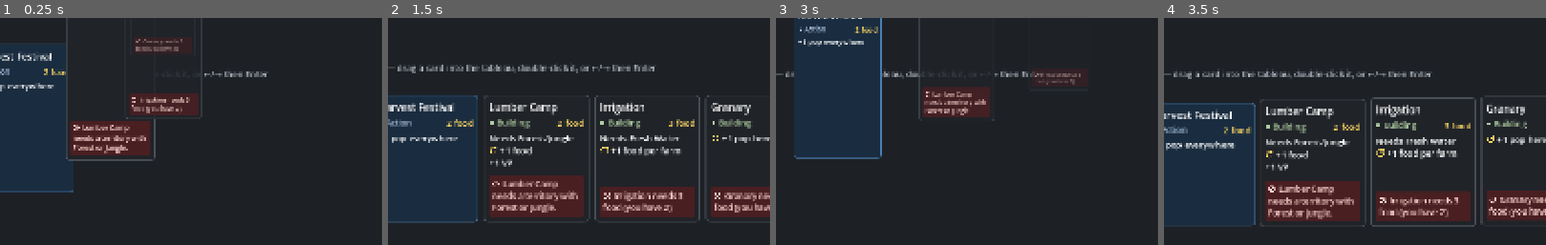
Above: before the commit, frames 1-4 (left to right).
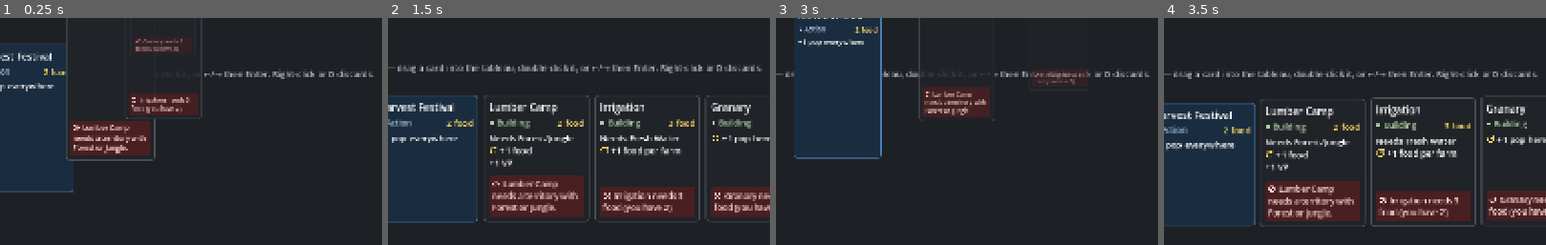
Above: after the commit, the same moments.

Repository: r888888888/4x-card-game
Game: Godot game, scene res://ui/main.tscn
Same seed, same stepped clock (60 frames per second), same inputs: the game is played once before the commit and once after it.
Inputs (mouse positions are % of the whole screen's width and height, from its top left):
- Up to frame 1 (0.25 s): no input
- Up to frame 2 (1.5 s): tap Enter (ui_accept) at 0.5 s; drag from (8, 24) to (60, 28) at 0.52 s; click "End turn (E)" at 1.25 s
- Up to frame 3 (3 s): click "Menu (Esc)" at 2 s; click "Restart" at 2.75 s
- Up to frame 4 (3.5 s): no input
The pictures show only the part of the screen within x 4-54%, y 50-100%; the shares and areas given below are measured in that part.

The runs differ from the first frame. In frame 1, 0.5% of the frame differs, in the area x 70-98%, y 22-27%; in frame 2, 0.5%, in the area x 70-98%, y 20-25%; in frame 3, 0.3%; in frame 4, 0.5%.

Commit message:
024: discard UI, docs and backlog
Co-Authored-By: Claude Sonnet 5.5 <noreply@anthropic.com>

Diff:
--- a/ui/card_view.gd
+++ b/ui/card_view.gd
@@ -3,10 +3,11 @@
 ## Visual for one card. It rests inside a slot Control that a zone's container lays out, and
 ## animates itself: it lifts on hover, slides when its slot moves, flies between slots on the
 ## shared effects layer, and follows the cursor while dragged. Hand cards emit drag_requested and
-## double_clicked; pickable cards (a pending choice) emit picked. main.gd decides what those mean.
+## double_clicked and discard_requested (right-click); pickable cards (a pending choice) emit picked. main.gd decides what those mean.
 
 signal drag_requested(view: CardView, grab_offset: Vector2)
 signal double_clicked(view: CardView)
+signal discard_requested(view: CardView)
 signal picked(view: CardView)
 
 enum State { REST, FLYING, DRAGGING, LEAVING }
@@ -156,7 +157,7 @@
 ## saying why it can't be played.
 func set_play_error(play_error: String) -> void:
 	var playable := play_error == ""
-	_set_tip("Drag into the tableau (or double-click) to play." if playable else play_error)
+	_set_tip("Drag into the tableau (or double-click) to play. Right-click to discard." if playable else play_error)
 	mouse_default_cursor_shape = Control.CURSOR_DRAG if playable else Control.CURSOR_FORBIDDEN
 	_set_dimmed(not playable, "" if playable else "⊘ " + play_error)
 
@@ -492,7 +493,10 @@
 		return
 	if not in_hand or _delay > 0.0 or state == State.DRAGGING or state == State.LEAVING:
 		return
-	if event is InputEventMouseButton and event.button_index == MOUSE_BUTTON_LEFT:
+	if event is InputEventMouseButton and event.button_index == MOUSE_BUTTON_RIGHT and event.pressed:
+		accept_event()
+		discard_requested.emit(self)
+	elif event is InputEventMouseButton and event.button_index == MOUSE_BUTTON_LEFT:
 		accept_event()
 		if not event.pressed:
 			_pressed = false
--- a/ui/main.gd
+++ b/ui/main.gd
@@ -97,6 +97,9 @@
 	if event.keycode == KEY_E and not event.echo:
 		if not e.is_over and e.pending_choice.is_empty():
 			e.end_turn()
+	elif event.keycode == KEY_D and not event.echo:
+		if _focused != null and is_instance_valid(_focused) and _focused.in_hand:
+			_on_discard_requested(_focused)
 	elif event.is_action_pressed("ui_right", true):
 		_move_card_focus(1)
 	elif event.is_action_pressed("ui_left", true):
@@ -231,10 +234,19 @@
 	if _dragging != null or not Game.engine.pending_choice.is_empty():
 		return
 	var e := Game.engine
+	if e.discard_needed() > 0:
+		_on_discard_requested(view)
+		return
 	if e.needs_target(view.uid) and e.valid_targets(view.uid).size() > 1 and _hand_error(view.uid) == "":
 		_begin_targeting(view)
 	else:
 		_try_play(view)
+
+
+## Discards a hand card (right-click, D, or double-click while over the hand limit).
+func _on_discard_requested(view: CardView) -> void:
+	if _dragging == null and _targeting == null:
+		Game.engine.discard_card(view.uid)
 
 
 func _on_picked(view: CardView) -> void:
@@ -537,7 +549,9 @@
 	_animate_outcome()
 	_sync_card_focus()
 
-	_end_turn_button.disabled = e.is_over or not e.pending_choice.is_empty()
+	var discarding := e.discard_needed() > 0
+	_end_turn_button.disabled = e.is_over or not e.pending_choice.is_empty() or discarding
+	_end_turn_button.text = "Discard %d (hand limit %d)" % [e.discard_needed(), e.config.hand_limit] if discarding else "End turn  (E)"
 	if e.is_over and not _game_over_overlay.visible:
 		_replay_button.grab_focus()  # so Enter replays from the keyboard
 	_game_over_overlay.visible = e.is_over
@@ -640,6 +654,7 @@
 		view.set_pickable(container == _reveal, "Click to keep this territory.")
 		view.drag_requested.connect(_on_drag_requested)
 		view.double_clicked.connect(_on_double_clicked)
+		view.discard_requested.connect(_on_discard_requested)
 		view.picked.connect(_on_picked)
 		_views[card.uid] = view
 		var slot := _new_slot(in_hand, container, index)
@@ -933,7 +948,7 @@
 	_tableau.add_theme_constant_override("v_separation", GROUP_GAP)
 	_tableau_scroll.add_child(_tableau)
 
-	var hand_section := _section(play_area, "Hand — drag a card into the tableau, double-click it, or ←/→ then Enter")
+	var hand_section := _section(play_area, "Hand — drag a card into the tableau, double-click it, or ←/→ then Enter. Right-click or D discards.")
 	_hand_scroll = ScrollContainer.new()
 	_hand_scroll.custom_minimum_size.y = CardView.HAND_SIZE.y + Anim.LIFT_ROOM + 20
 	_hand_scroll.vertical_scroll_mode = ScrollContainer.SCROLL_MODE_DISABLED
Not shown, changed: PLAN.md
Not shown, changed: docs/backlog/024-hand-limit.md
Not shown, changed: docs/testing.md
